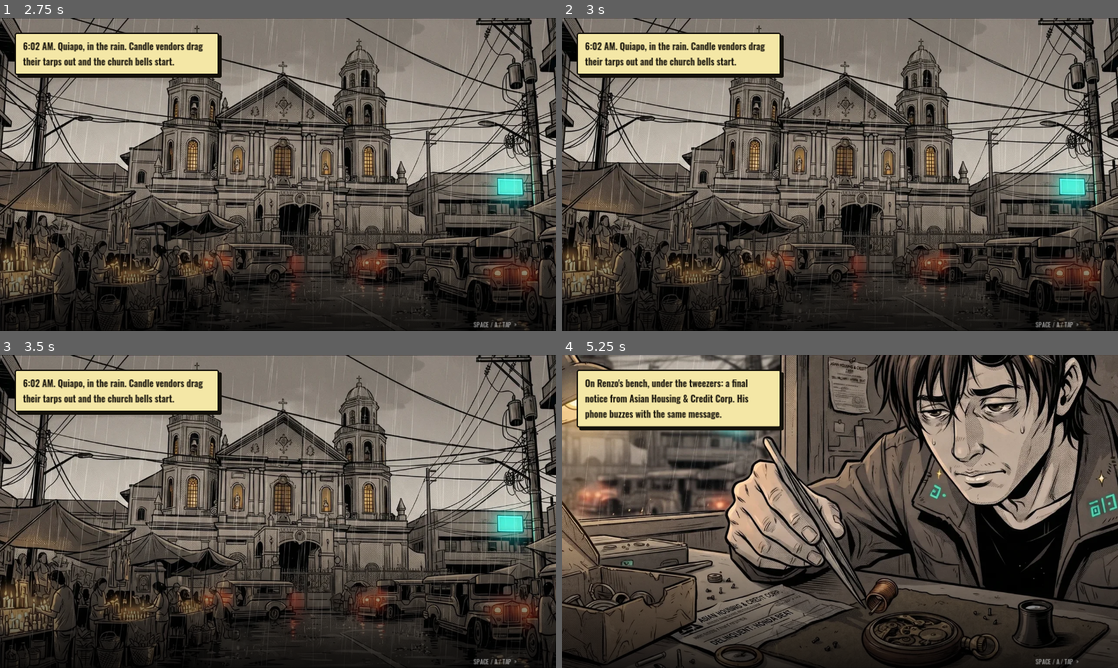
Above: before the commit, frames 1-4 (two rows, left to right).
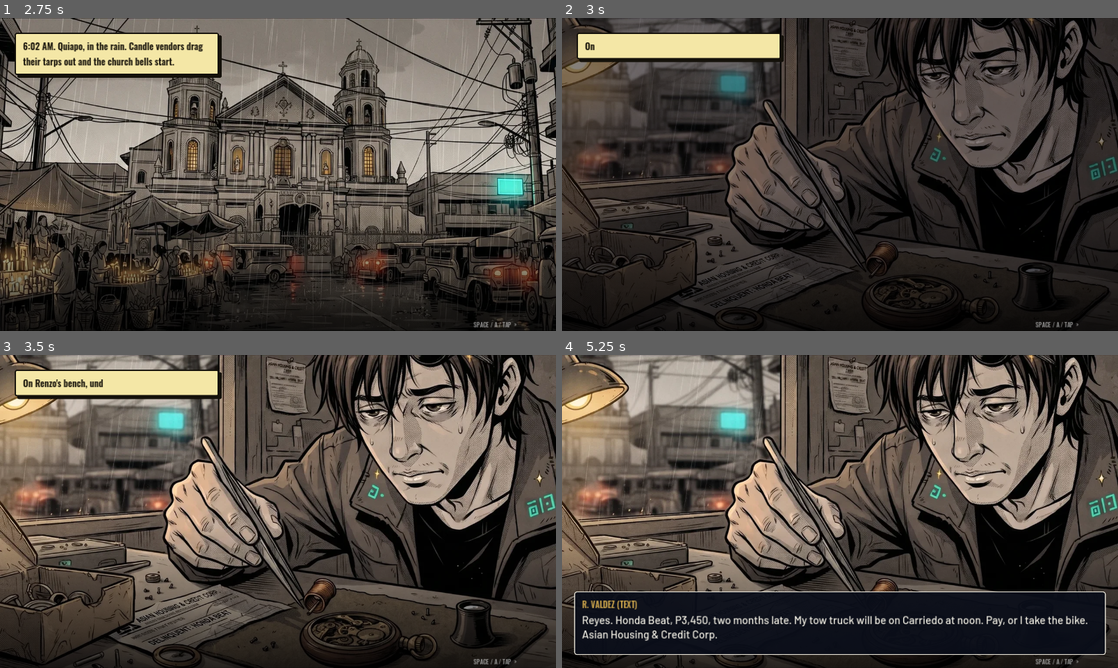
Above: after the commit, the same moments.

Repository: reyesjo2453/balete_echoes
Game: Godot game, scene res://scenes/Main.tscn
The game is run twice, just before and just after one commit, with the same random seed, the same clock (stepped at 60 frames per second) and the same inputs.
Inputs (mouse positions are in pixels of both pictures, inside the frame that each line leads up to):
- Up to frame 1 (2.75 s): click "START" at 0.5 s; tap Enter (ui_accept) at 1.25, 1.52, 2, 2.27 s; move the mouse to (400, 158) at 1.27 s; hold Right (ui_right) 1.28-2.03 s; tap 1 at 1.35, 2.1 s; click (400, 158) at 1.42 s; move the mouse to (166, 190) at 2.02 s; hold Down (ui_down) from 2.03 s (still down); click (166, 190) at 2.17 s
- Up to frame 2 (3 s): move the mouse to (895, 105) at 2.77 s; release Down (ui_down) at 2.78 s; hold Right (ui_right) from 2.78 s (still down); tap 1 at 2.85 s; click (895, 105) at 2.92 s
- Up to frame 3 (3.5 s): keep holding Right (ui_right)
- Up to frame 4 (5.25 s): move the mouse to (812, 574) at 3.52 s; release Right (ui_right) at 3.53 s; hold Up (ui_up) 3.53-4.28 s; tap 1 at 3.6, 4.35, 5.1 s; click (812, 574) at 3.67 s; tap Enter (ui_accept) at 3.77, 4.52 s; move the mouse to (1006, 558) at 4.27 s; hold Left (ui_left) from 4.28 s (still down); click (1006, 558) at 4.42 s; move the mouse to (673, 464) at 5.02 s; click (673, 464) at 5.17 s

Frame 1 is identical in both runs. In frame 2, 70% of the frame differs, in the area x 0-100%, y 0-100%; in frame 3, 70%; in frame 4, 21%.

Commit message:
Fix: mouse clicks now advance dialogue (the covering control swallowed them), controller A accepted explicitly, save numbers normalised after JSON round trip
Co-Authored-By: Claude Sonnet 5.5 <noreply@anthropic.com>
Claude-Session: https://claude.ai/code/session_01AZqGtKe958KNG5CVTBMT9U

Diff:
--- a/godot/scripts/dialogue.gd
+++ b/godot/scripts/dialogue.gd
@@ -392,6 +392,16 @@
 		return
 	if Story.is_accept(event):
 		get_viewport().set_input_as_handled()
+		_advance()
+
+
+## Mouse clicks land on this control first (it covers the screen), so clicking has to be handled here;
+## touch, keys and the controller arrive through _unhandled_input. Repeats within 120 ms count once.
+func _gui_input(event: InputEvent) -> void:
+	if _busy:
+		return
+	if Story.is_accept(event):
+		accept_event()
 		_advance()
 
 
--- a/godot/scripts/progress.gd
+++ b/godot/scripts/progress.gd
@@ -45,9 +45,15 @@
 	if int(d.get("version", 0)) != SAVE_VERSION:
 		return false
 	season = int(d.get("season", 1))
-	episodes_done = d.get("episodes_done", [])
+	episodes_done = []
+	for n in d.get("episodes_done", []):
+		episodes_done.append(int(n)) # JSON hands numbers back as floats
 	loob_path = String(d.get("loob_path", "unset"))
-	skills = d.get("skills", {})
+	skills = {}
+	var saved_skills: Dictionary = d.get("skills", {})
+	for id in saved_skills:
+		var entry: Dictionary = saved_skills[id]
+		skills[String(id)] = {"variant": String(entry.get("variant", "base")), "episode": int(entry.get("episode", 1))}
 	amulets = d.get("amulets", [])
 	equipped = String(d.get("equipped", ""))
 	if not amulets.has(equipped):
--- a/godot/scripts/story.gd
+++ b/godot/scripts/story.gd
@@ -62,6 +62,9 @@
 		hit = true
 	var touch := event as InputEventScreenTouch
 	if touch != null and touch.pressed:
+		hit = true
+	var pad := event as InputEventJoypadButton
+	if pad != null and pad.pressed and pad.button_index == JOY_BUTTON_A:
 		hit = true
 	if not hit:
 		return false
